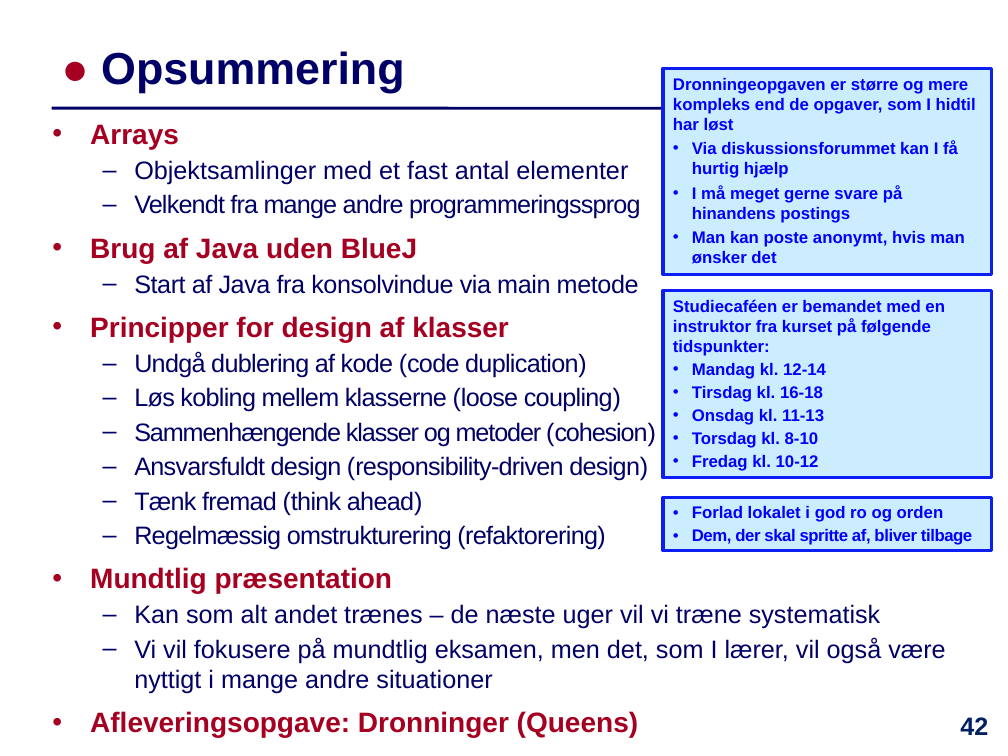
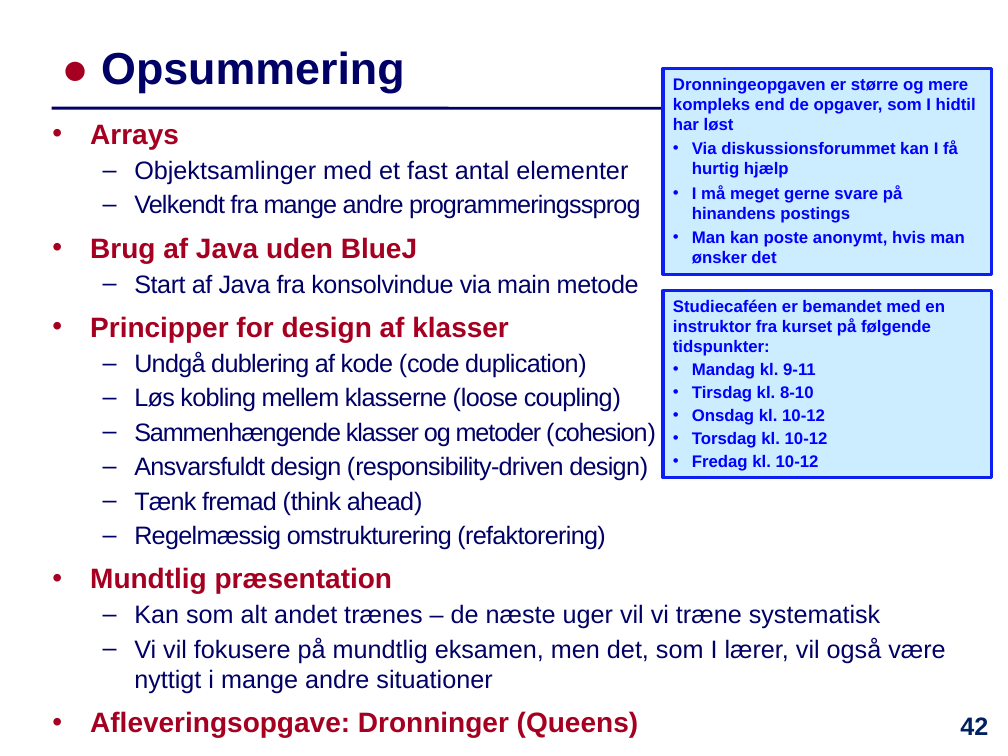
Before and after one commit to IntProgAU/Materiale, a slide deck: slide 42 of web/e22/uge_9/Slides-Uge9.pptx. Drawn at 1008x756 pixels with LibreOffice and Linux fonts; fonts in the diff are those of the drawing. Boxes give left, top, right and bottom in pixels: in the first picture for what was removed or moved away, otherwise in the second. Text is boxed around its words. In the diff, an @@ line names an element or a change of style, - is before the commit and + after.

```diff
--- a/web/e22/uge_9/Slides-Uge9.pptx
+++ b/web/e22/uge_9/Slides-Uge9.pptx
@@ text in rectangle at [692, 363, 828, 448]: text changed @@
-• Mandag kl. 12-14
-• Tirsdag kl. 16-18
-• Onsdag kl. 11-13
-• Torsdag kl. 8-10
+• Mandag kl. 9-11
+• Tirsdag kl. 8-10
+• Onsdag kl. 10-12
+• Torsdag kl. 10-12
@@ rectangle removed at [663, 497, 992, 550] @@
-• Forlad lokalet i god ro og orden
-• Dem, der skal spritte af, bliver tilbage
```
Also in this commit, not shown: 5 other slides changed, 1 other file.
